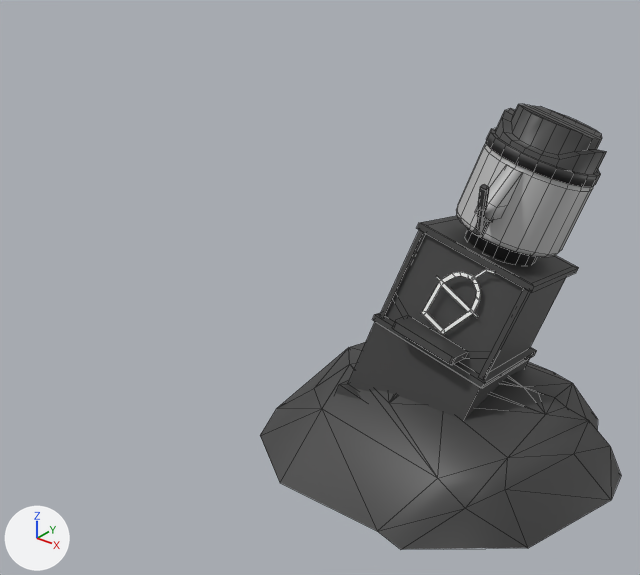
The FBX model Assets/Art/Models/Environement Models/SlushMachine.fbx as it was, and as the next commit left it.
Before and after are seen from a 50 mm camera at (0.03, -10.15, 4.15) aimed at (-4.47, -4.53, 0.66). Every picture has the same lights, and +X, +Y and +Z are marked at lower left. Mesh edges are drawn as thin lines. Where no turn or scale is listed for an object, it has been applied to the vertices.

The first picture shows 'SlushMach_InGround3'.
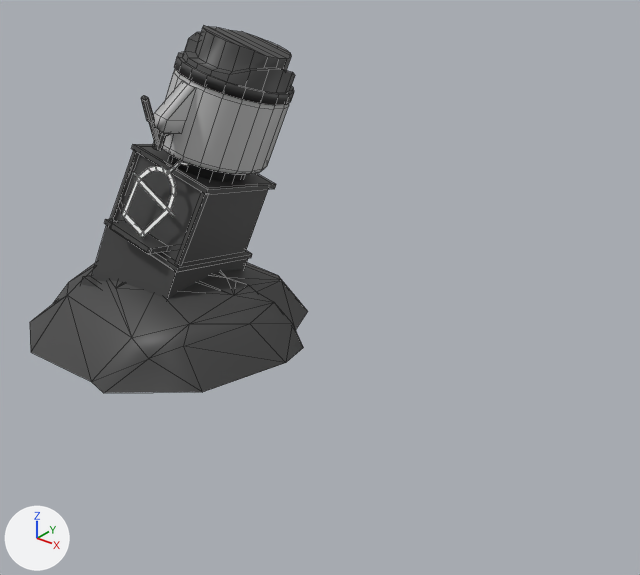
Commit message: Updated Slush Machine

Pixel boxes (x1, y1, x2, y2) of what changed, in the pictures (640 x 575 px; the box of a moved part takes in the faces that stretch with it):
```json
{"object": "SlushMach_InGround3", "change": "reshaped, moved", "before": [260, 104, 621, 549], "after": [30, 26, 308, 393], "on screen": "23% narrower, 17% shorter"}
{"part": 1, "of": "me_mesh", "change": "moved or reshaped", "before": [456, 144, 593, 265], "after": [154, 69, 289, 181]}
{"part": 2, "of": "me_mesh", "change": "moved or reshaped", "before": [486, 104, 607, 187], "after": [174, 26, 295, 105]}
{"part": 3, "of": "me_mesh", "change": "moved or reshaped", "before": [473, 215, 493, 237], "after": [152, 130, 170, 151]}
{"part": 4, "of": "me_mesh", "change": "moved or reshaped", "before": [476, 185, 489, 231], "after": [141, 96, 159, 144]}
{"part": 5, "of": "me_mesh", "change": "moved or reshaped", "before": [474, 269, 495, 279], "after": [168, 161, 188, 173]}
{"part": 6, "of": "me_mesh", "change": "moved or reshaped", "before": [421, 272, 481, 335], "after": [121, 166, 176, 238]}
```

Edits to the scene script, one JSON object a line:
```json
{"block": "me_mesh", "where": "me_mesh.from_pydata(...)  # 660 vertices, 691 faces; spans x -1.44..1.44, y -1.39..1.39, z -1.53..1.53"}
{"block": "me_mesh", "where": "# used by ob_slushmach_inground3; location = (-3.088, -4.512, 0.954)"}
{"block": "me_mesh", "change": "me_mesh part 1: the loose piece of 178 vertices spanning x -0.23..0.74, y -0.25..1.09, z 0.26..1.25 is scaled about its middle by 1.22, then moved by (0.04, 0.01, 0.06)"}
{"block": "me_mesh", "change": "me_mesh part 2: the loose piece of 120 vertices spanning x -0.1..0.78, y 0.04..1.13, z 0.9..1.53 is scaled about its middle by 1.22, then moved by (0.06, 0.05, 0.16)"}
{"block": "me_mesh", "change": "me_mesh part 3: the loose piece of 42 vertices spanning x 0.22..0.36, y -0.26..-0.12, z 0.7..0.88 is scaled about its middle by 1.22, then moved by (0.05, -0.12, 0.07)"}
{"block": "me_mesh", "change": "me_mesh part 4: the loose piece of 40 vertices spanning x 0.25..0.41, y -0.42..-0.22, z 0.75..1.16 is scaled about its middle by 1.22, then moved by (0.06, -0.15, 0.1)"}
{"block": "me_mesh", "change": "me_mesh part 5: the loose piece of 12 vertices spanning x 0.23..0.39, y -0.2..-0.15, z 0.33..0.43 is scaled about its middle by 1.4, then moved by (0.12, -0.06, 0.18)"}
{"block": "me_mesh", "change": "me_mesh part 6: the loose piece of 76 vertices spanning x -0.1..0.34, y -0.36..-0.19, z -0.12..0.37 is scaled about its middle by 1.4, then moved by (0.04, -0.1, 0.08)"}
{"op": "set", "path": "ob_slushmach_inground3.location", "old": "(-3.088, -4.512, 0.954)", "new": "(-6.435, -4.512, 0.954)"}
```
